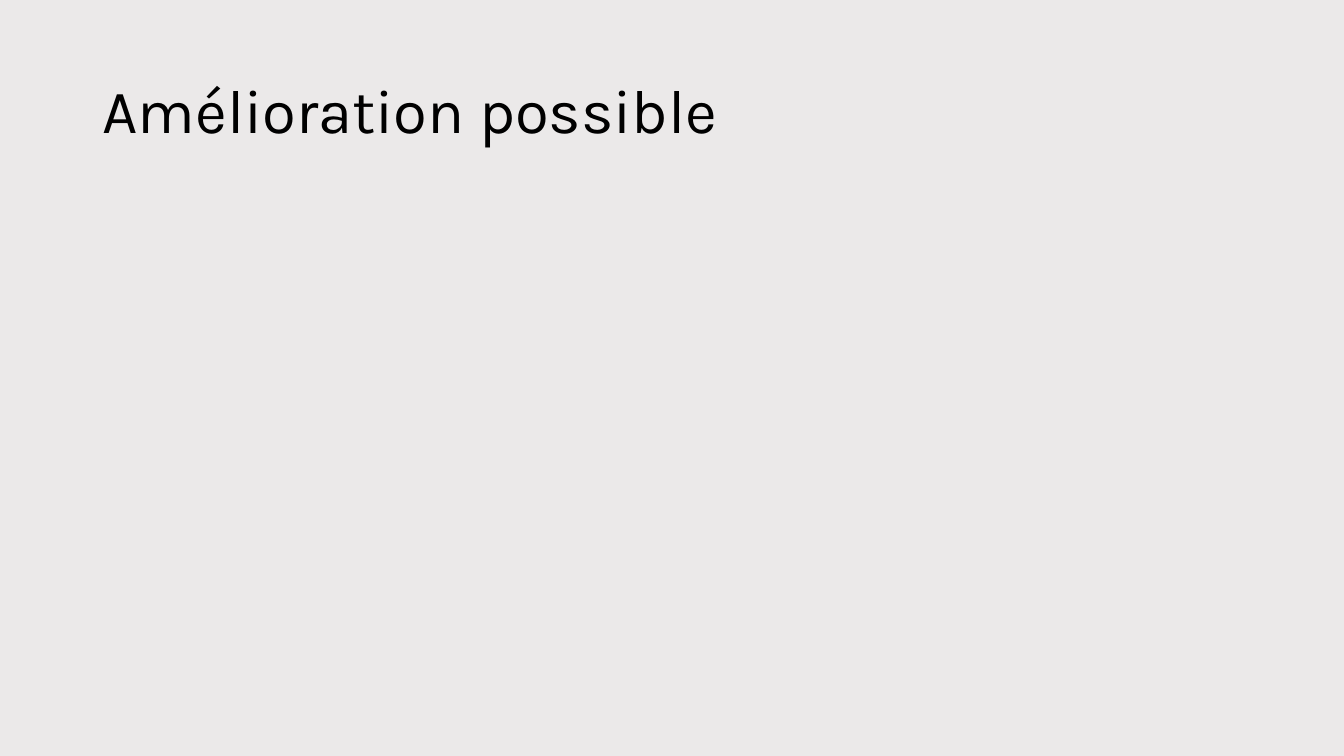
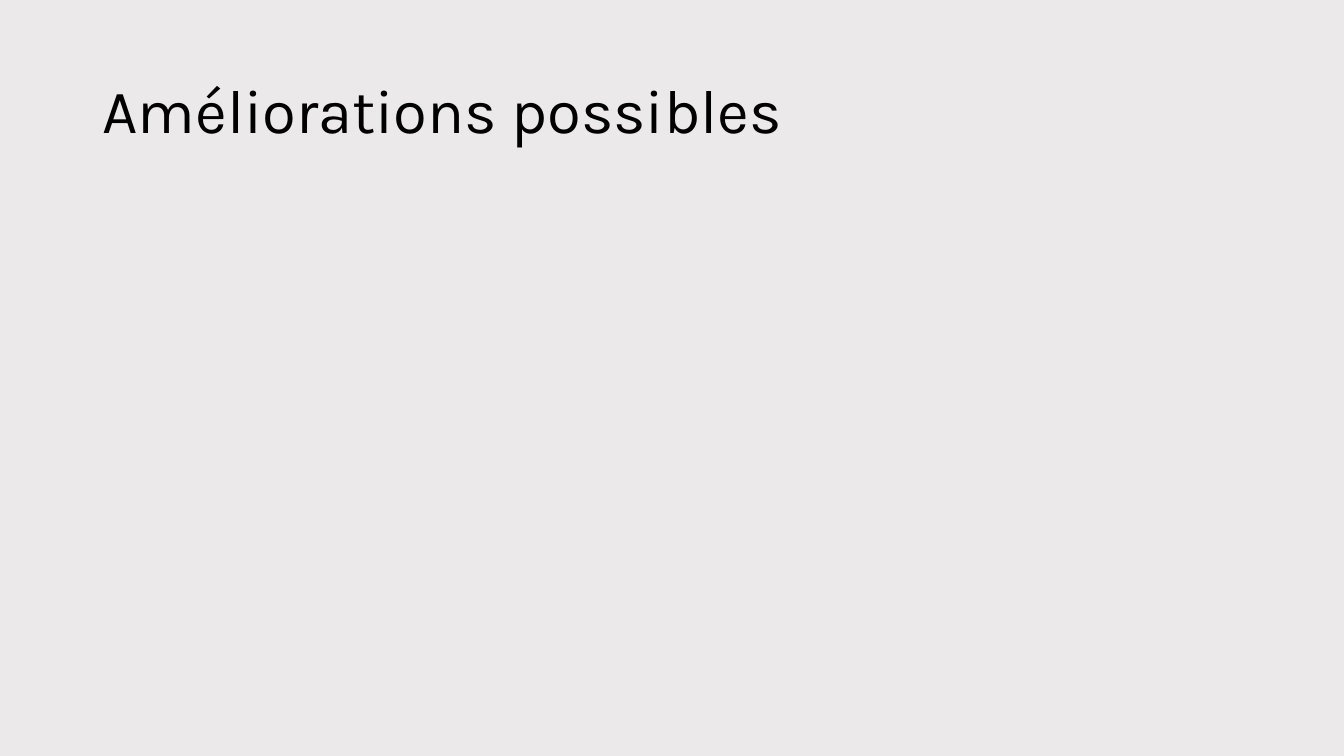
Before and after one commit to antoine-pt/MEC8211, a slide deck: slide 21 of projet_final/projet_final/MEC8211-Projet-final-Presentation.pptx. Drawn at 1344x756 pixels with LibreOffice and Linux fonts; fonts in the diff are those of the drawing; grey boxes stand for pictures. Boxes give left, top, right and bottom in pixels: in the first picture for what was removed or moved away, otherwise in the second. Text is boxed around its words. In the diff, an @@ line names an element or a change of style, - is before the commit and + after.

```diff
--- a/projet_final/projet_final/MEC8211-Projet-final-Presentation.pptx
+++ b/projet_final/projet_final/MEC8211-Projet-final-Presentation.pptx
@@ title at bbox=[102, 86, 782, 148]: text changed @@
-Amélioration possible
+Améliorations possibles
```
Also in this commit, not shown: 1 slide added, 1 slide removed, 1 other file.
